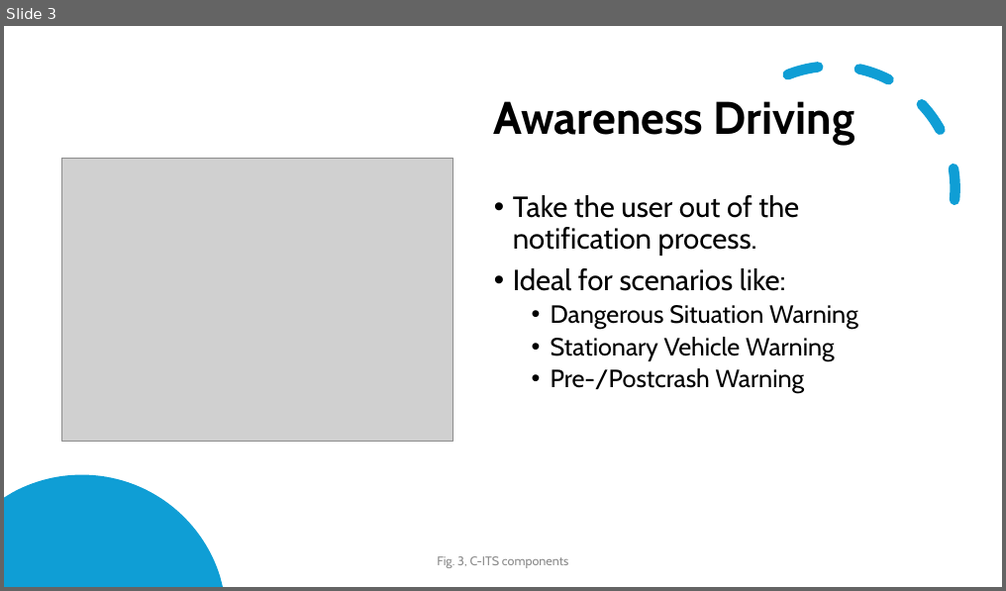
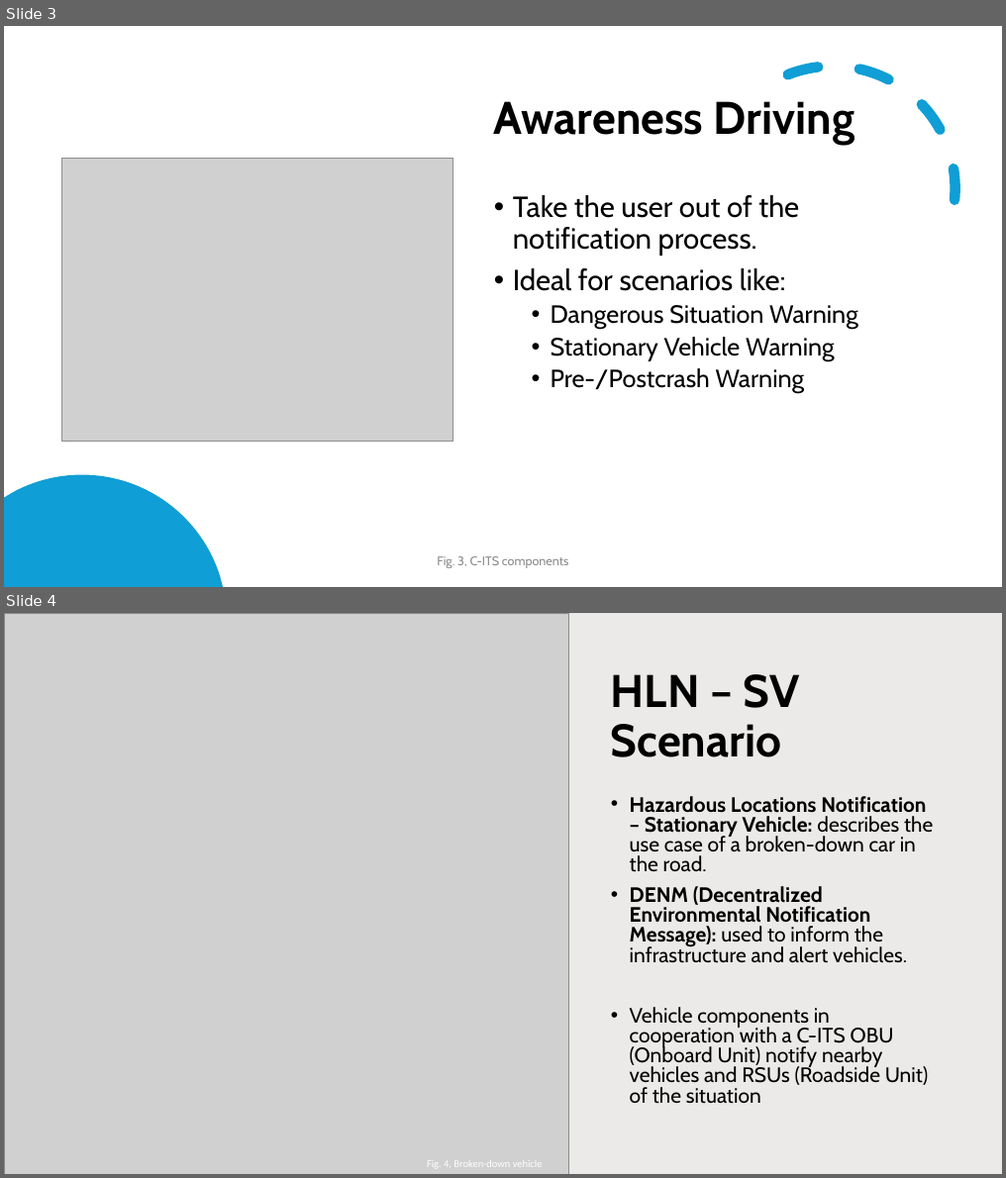
Before and after one commit to LF-RoGu/Model-Base-Systems, a slide deck: Presentation/C-ITS.pptx. Shown one above the other, each under a label of ours: slide 3 before the commit, slides 3 and 4 after it. The pictures are 1006x591 and 1006x1178 pixels, drawn with LibreOffice and Linux fonts; fonts in the diff are those of the drawing; grey boxes stand for pictures. Boxes give left, top, right and bottom in pixels: in the first picture for what was removed or moved away, otherwise in the second. Text is boxed around its words. In the diff, an @@ line names an element or a change of style, - is before the commit and + after.

```diff
--- a/Presentation/C-ITS.pptx
+++ b/Presentation/C-ITS.pptx
@@ slide 4 added at (x1=4, y1=613, x2=1002, y2=1174), background #FFFFFF @@
@@ picture added at (x1=4, y1=613, x2=569, y2=1174) @@
@@ rectangle added at (x1=395, y1=613, x2=1002, y2=1174), fill #82766A at 15% opacity @@
@@ text added at (x1=611, y1=674, x2=799, y2=758), 44 pt, text #000000, bold @@
+HLN – SV Scenario
@@ text added at (x1=630, y1=796, x2=933, y2=1104), 20 pt, text #000000 @@
+• Hazardous Locations Notification – Stationary Vehicle: describes the use case of a broken-down car in the road.
+• DENM (Decentralized Environmental Notification Message): used to inform the infrastructure and alert vehicles.
+• Vehicle components in cooperation with a C-ITS OBU (Onboard Unit) notify nearby vehicles and RSUs (Roadside Unit) of the situation
@@ text added at (x1=427, y1=1157, x2=543, y2=1170), 10 pt, text #FFFFFF @@
+Fig. 4, Broken-down vehicle
```
Also in this commit, not shown: 6 slides changed, 9 other slides added, 4 slides removed.
